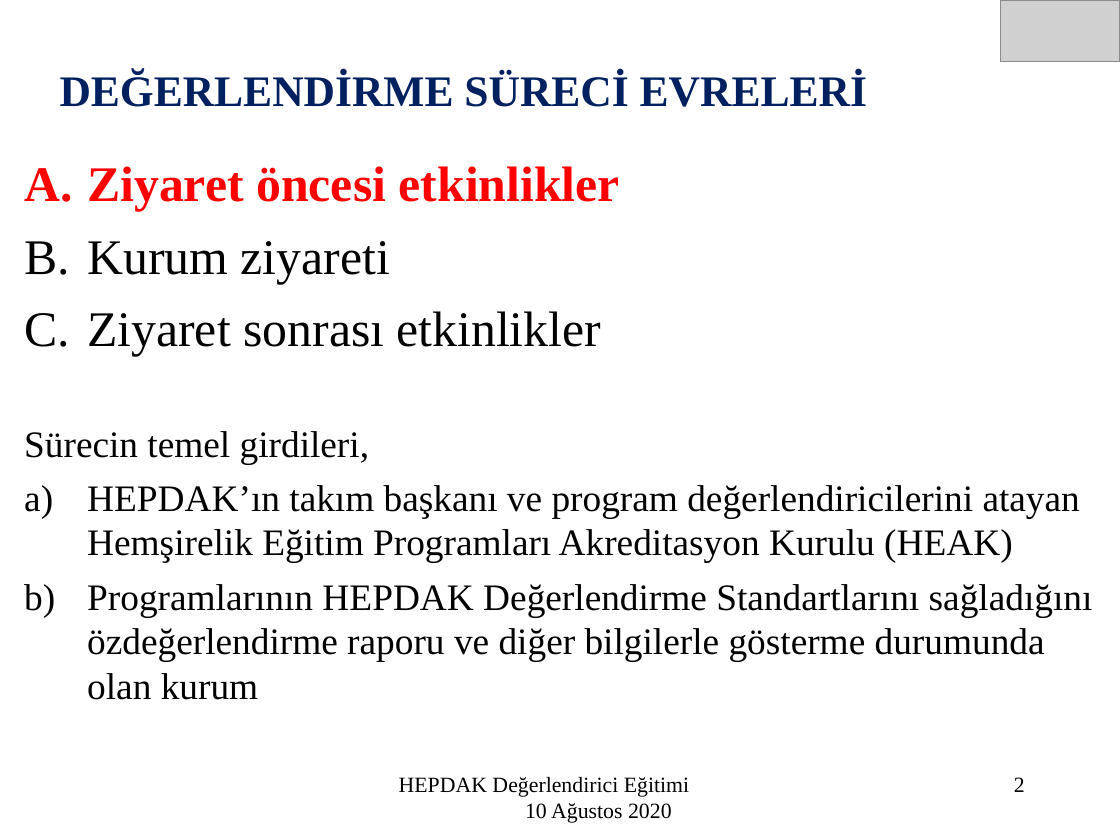
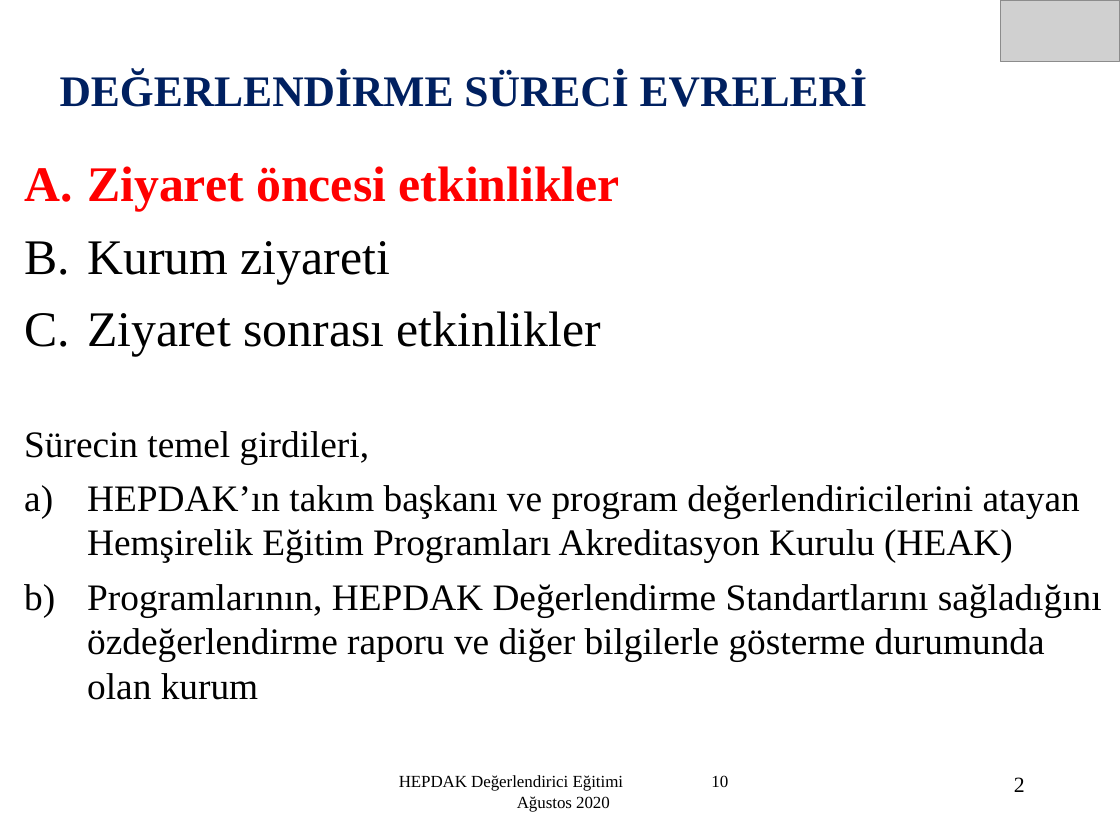
Before and after one commit to sametgolgeci/Hepdak-nextjs, a slide deck: slide 2 of public/doc/degerlendirici_egitim_5/5.ziyaret_oncesi_planlama.ppt. Drawn at 1120x840 pixels with LibreOffice and Linux fonts; fonts in the diff are those of the drawing; grey boxes stand for pictures. Boxes give left, top, right and bottom in pixels: in the first picture for what was removed or moved away, otherwise in the second. Text is boxed around its words. In the diff, an @@ line names an element or a change of style, - is before the commit and + after.

```diff
--- a/public/doc/degerlendirici_egitim_5/5.ziyaret_oncesi_planlama.ppt
+++ b/public/doc/degerlendirici_egitim_5/5.ziyaret_oncesi_planlama.ppt
@@ text at bbox=[87, 584, 1102, 700]: text changed @@
-b) Programlarının HEPDAK Değerlendirme Standartlarını sağladığını özdeğerlendirme raporu ve diğer bilgilerle gösterme durumunda olan kurum
+b) Programlarının, HEPDAK Değerlendirme Standartlarını sağladığını özdeğerlendirme raporu ve diğer bilgilerle gösterme durumunda olan kurum
@@ text "HEPDAK Değerlendirici Eğitimi 10 Ağustos ..." at bbox=[399, 775, 624, 812]: size 14 to 10.8 pt @@
```
Also in this commit, not shown: 36 other slides changed, 1 slide removed, 1 other file.
